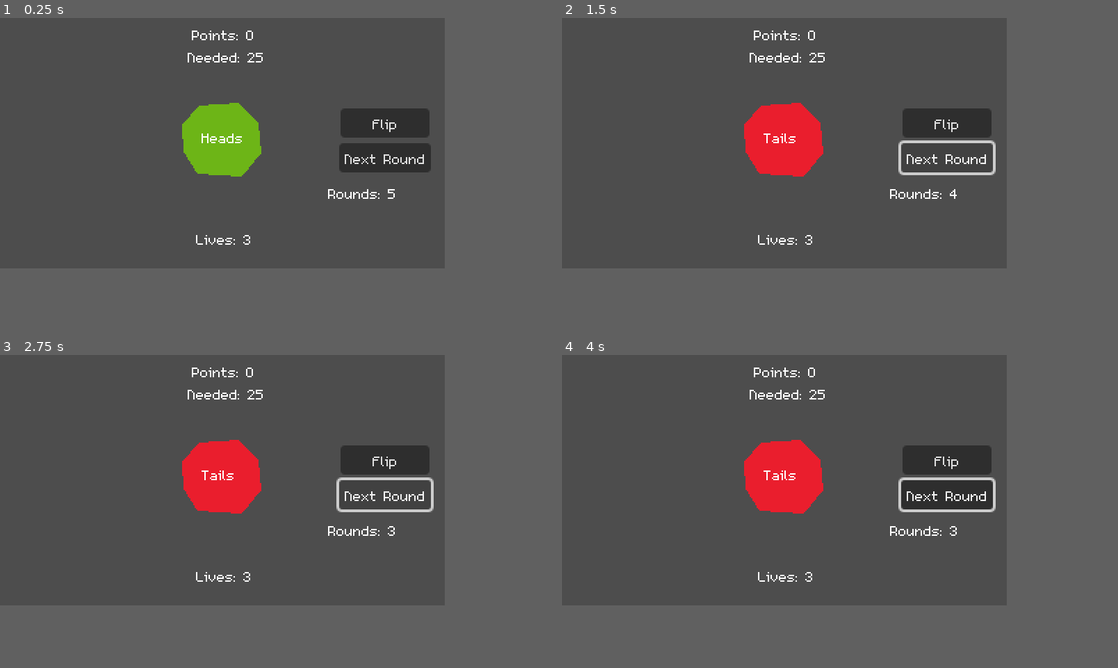
Above: before the commit, frames 1-4 (two rows, left to right).
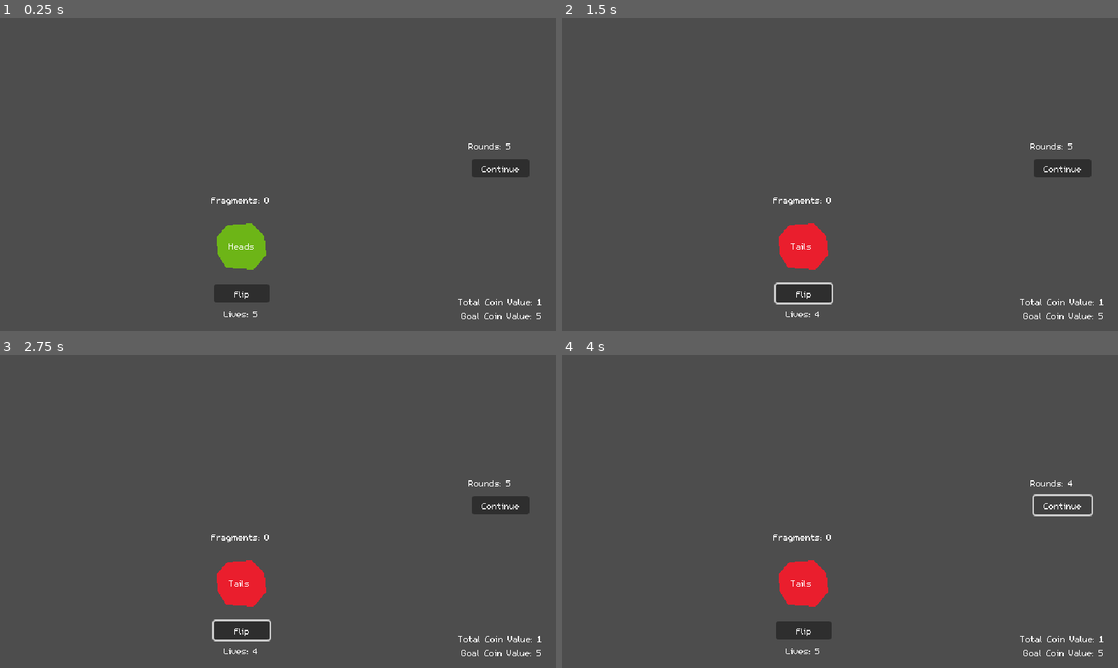
Above: after the commit, the same moments.

Repository: bdunko/Charon-s-Obol
Game: Godot game, scene res://main.tscn
Two runs of this game, one before a commit and one after it. Both use one fixed random seed, a clock stepped at 60 frames per second and the inputs below.
Inputs (mouse positions are in pixels of both pictures, inside the frame that each line leads up to):
- Up to frame 1 (0.25 s): no input
- Up to frame 2 (1.5 s): click "Flip" at 0.5 s; click (945, 158) at 1.25 s, where only the run before the commit has a clickable "Next Round"
- Up to frame 3 (2.75 s): click (383, 495) at 2 s, where only the run before the commit has a clickable "Next Round"
- Up to frame 4 (4 s): click (962, 473) at 2.75 s, where only the run after the commit has a clickable "Continue"; click (962, 473) at 3.5 s, where only the run after the commit has a clickable "Continue"
The window is 640x360 before the commit and 800x450 after it. Grey fills any space a smaller window leaves; there, only what the larger window draws over its background counts as a difference.

The runs differ from the first frame. In frame 1, 8.6% of the frame differs, in the area x 32-98%, y 4-97%; in frame 2, 7.8%; in frame 3, 7.8%; in frame 4, 8.6%.

Commit message:
Added shop and more structure

Diff:
--- a/coin.gd
+++ b/coin.gd
@@ -1,5 +1,7 @@
 class_name Coin
-extends Node2D
+extends Control
+
+signal clicked
 
 # if this coin is on the heads side
 var _heads := true:
@@ -25,3 +27,10 @@
 func flip() -> void:
 	# randomly flip the coin
 	_heads = Global.RNG.randi_range(0, 1) == 1
+
+func _on_clickable_area_input_event(_viewport, event, _shape_idx):
+	if event is InputEventMouseButton:
+		if event.button_index == MOUSE_BUTTON_LEFT:
+			if event.pressed:
+				print("clicked")
+				emit_signal("clicked")
--- /dev/null
+++ b/coin.tscn
@@ -0,0 +1,32 @@
+[gd_scene load_steps=2 format=3 uid="uid://bkl5p2djoo52i"]
+
+[ext_resource type="Script" path="res://coin.gd" id="1_7p678"]
+
+[node name="Coin" type="Control"]
+custom_minimum_size = Vector2(75, 75)
+layout_mode = 3
+anchors_preset = 0
+mouse_filter = 2
+script = ExtResource("1_7p678")
+
+[node name="ClickableArea" type="Area2D" parent="."]
+
+[node name="Polygon" type="CollisionPolygon2D" parent="ClickableArea"]
+position = Vector2(-2, -3)
+polygon = PackedVector2Array(7, 7, 71, 8, 70, 72, 6, 70)
+
+[node name="Sprite" type="Polygon2D" parent="."]
+position = Vector2(-77, -37)
+color = Color(0.427451, 0.709804, 0.0901961, 1)
+polygon = PackedVector2Array(97, 49, 126, 47, 140, 62, 142, 83, 128, 100, 96, 98, 86, 82, 85, 63)
+
+[node name="SideLabel" type="Label" parent="."]
+texture_filter = 1
+layout_mode = 0
+offset_left = 22.0
+offset_top = 29.0
+offset_right = 62.0
+offset_bottom = 45.0
+text = "Heads"
+
+[connection signal="input_event" from="ClickableArea" to="." method="_on_clickable_area_input_event"]
--- a/main.gd
+++ b/main.gd
@@ -1,33 +1,61 @@
 extends Node2D
 
-@onready var _COINS = $Coins
+enum State {
+	FLIPPING, SHOP, GAME_OVER
+}
 
-@onready var _POINTS_LABEL = $UI/PointsLabel
+@onready var _COIN_ROW = $Table/CoinRow
+@onready var _SHOP : Shop = $Table/Shop
+
+@onready var _COIN_VALUE_LABEL = $UI/CoinValueLabel
 @onready var _LIVES_LABEL = $UI/LivesLabel
 @onready var _ROUNDS_LABEL = $UI/RoundsLabel
 @onready var _GOAL_LABEL = $UI/GoalLabel
 @onready var _RESULT_LABEL = $UI/ResultLabel
+@onready var _FRAGMENT_LABEL = $UI/FragmentsLabel
 
 @onready var _FLIP_BUTTON = $UI/FlipButton
-@onready var _NEXT_ROUND_BUTTON = $UI/NextRoundButton
+@onready var _CONTINUE_BUTTON = $UI/ContinueButton
 @onready var _RESET_BUTTON = $UI/ResetButton
 
-var _rounds_remaining = 5:
+var _state := State.FLIPPING:
+	set(val):
+		_state = val
+		if _state == State.FLIPPING:
+			_FLIP_BUTTON.disabled = false
+			_LIVES_LABEL.show()
+			_SHOP.hide()
+		elif _state == State.SHOP:
+			_FLIP_BUTTON.disabled = true
+			_LIVES_LABEL.hide()
+			_SHOP.populate()
+			_SHOP.show()
+		elif _state == State.GAME_OVER:
+			_on_game_end()
+
+const _ROUNDS = 5
+var _rounds_remaining = _ROUNDS:
 	set(val):
 		_rounds_remaining = val
 		_ROUNDS_LABEL.text = "Rounds: %s" % _rounds_remaining
 		if _rounds_remaining == -1:
 			_on_game_end()
 
-const _goal_points = 20
-var _points = 0:
+var _fragments = 0:
 	set(val):
-		_points = val
-		_POINTS_LABEL.text = "Points: %s" % _points
-		if _points > _goal_points:
+		_fragments = val
+		_FRAGMENT_LABEL.text = "Fragments: %s" % _fragments
+
+const _GOAL_COIN_VALUE = 5
+var _coin_value:
+	set(val):
+		_coin_value = val
+		_COIN_VALUE_LABEL.text = "Total Coin Value: %s" % _coin_value
+		if _coin_value >= _GOAL_COIN_VALUE:
 			_on_game_end()
 
-var _lives = 3:
+const _LIVES_PER_ROUND = 5
+var _lives = _LIVES_PER_ROUND:
 	set(val):
 		_lives = val
 		_LIVES_LABEL.text = "Lives: %s" % _lives
@@ -35,50 +63,75 @@
 			_on_game_end()
 
 func _ready() -> void:
-	assert(_COINS)
+	assert(_COIN_ROW)
+	assert(_SHOP)
 
-	assert(_POINTS_LABEL)
+	assert(_COIN_VALUE_LABEL)
 	assert(_LIVES_LABEL)
 	assert(_ROUNDS_LABEL)
 	assert(_GOAL_LABEL)
 	assert(_RESULT_LABEL)
 
 	assert(_FLIP_BUTTON)
-	assert(_NEXT_ROUND_BUTTON)
+	assert(_CONTINUE_BUTTON)
 	assert(_RESET_BUTTON)
+
+	_GOAL_LABEL.text = "Goal Coin Value: %d" % _GOAL_COIN_VALUE
 
 	_on_reset_button_pressed()
 
 func _on_game_end() -> void:
-	var victory = _points >= _goal_points
+	var victory = _coin_value >= _GOAL_COIN_VALUE
 	_RESULT_LABEL.text = "You win!" if victory else "You lose..."
 	_FLIP_BUTTON.disabled = true
-	_NEXT_ROUND_BUTTON.disabled = true
+	_CONTINUE_BUTTON.disabled = true
+	_SHOP.hide()
 	_RESULT_LABEL.show()
 	_RESET_BUTTON.show()
 
 func _on_reset_button_pressed() -> void:
-	_lives = 3
-	_points = 0
-	_rounds_remaining = 5
+	_lives = _LIVES_PER_ROUND
+	_coin_value = 1
+	_fragments = 0
+	_rounds_remaining = _ROUNDS
 	_FLIP_BUTTON.disabled = false
-	_NEXT_ROUND_BUTTON.disabled = false
+	_CONTINUE_BUTTON.disabled = false
 	_RESULT_LABEL.hide()
 	_RESET_BUTTON.hide()
+	_state = State.FLIPPING
 
 func _on_flip_button_pressed() -> void:
 	# flip all the coins
-	for coin in _COINS.get_children() :
+	for coin in _COIN_ROW.get_children() :
 		coin = coin as Coin
 		coin.flip()
 
 		# for each coin on heads, gain a point
 		if coin.is_heads():
-			_points += 1
+			_fragments += 1
 		else:
 			_lives -= 1
 
-func _on_next_round_button_pressed():
-	# refresh lives
-	_lives = 3
-	_rounds_remaining -= 1
+func _on_continue_button_pressed():
+	assert(_state != State.GAME_OVER, "this shouldn't happen")
+	match(_state):
+		State.FLIPPING: # if we're currently flipping, change to shop
+			_state = State.SHOP
+		State.SHOP: # if we're currently shopping, change to flips
+			_rounds_remaining -= 1
+			if _rounds_remaining == -1: # if the game ended, just exit
+				return
+			_lives = _LIVES_PER_ROUND
+			_state = State.FLIPPING
+
+func _on_shop_coin_purchased(shop_item: ShopItem, price: int):
+	# make sure we can afford this coin
+	if _fragments < price:
+		print("cant afford!")
+		return #todo - error msg
+
+	# we can afford it, so purchase this coin and remove it from the shop
+	_fragments -= price
+	_COIN_ROW.add_child(shop_item.take_coin())
+	_coin_value += 1
+	shop_item.queue_free()
--- a/main.tscn
+++ b/main.tscn
@@ -1,96 +1,120 @@
-[gd_scene load_steps=3 format=3 uid="uid://btdousdmcb6d3"]
+[gd_scene load_steps=5 format=3 uid="uid://btdousdmcb6d3"]
 
 [ext_resource type="Script" path="res://main.gd" id="1_68se7"]
-[ext_resource type="Script" path="res://coin.gd" id="2_hxqcc"]
+[ext_resource type="PackedScene" uid="uid://bkl5p2djoo52i" path="res://coin.tscn" id="3_43qkv"]
+[ext_resource type="PackedScene" uid="uid://svl2gfhqrjtk" path="res://shop_item.tscn" id="3_d2o1n"]
+[ext_resource type="Script" path="res://shop.gd" id="3_ie1li"]
 
 [node name="Game" type="Node2D"]
 script = ExtResource("1_68se7")
 
-[node name="UI" type="Node" parent="."]
+[node name="UI" type="CanvasLayer" parent="."]
 
 [node name="FlipButton" type="Button" parent="UI"]
 texture_filter = 1
-offset_left = 245.0
-offset_top = 65.0
-offset_right = 309.0
-offset_bottom = 86.0
+offset_left = 246.0
+offset_top = 306.0
+offset_right = 310.0
+offset_bottom = 327.0
 text = "Flip"
 
 [node name="ResetButton" type="Button" parent="UI"]
 texture_filter = 1
-offset_left = 126.0
-offset_top = 123.0
-offset_right = 201.0
-offset_bottom = 144.0
+offset_left = 544.0
+offset_top = 187.0
+offset_right = 609.0
+offset_bottom = 208.0
 text = "Reset"
 
-[node name="NextRoundButton" type="Button" parent="UI"]
+[node name="ContinueButton" type="Button" parent="UI"]
 texture_filter = 1
-offset_left = 244.0
-offset_top = 90.0
-offset_right = 310.0
-offset_bottom = 111.0
-text = "Next Round"
+offset_left = 543.0
+offset_top = 162.0
+offset_right = 609.0
+offset_bottom = 183.0
+text = "Continue"
 
 [node name="LivesLabel" type="Label" parent="UI"]
 texture_filter = 1
-offset_left = 141.0
-offset_top = 152.0
-offset_right = 209.0
-offset_bottom = 171.0
-text = "Lives: 3"
+offset_left = 243.0
+offset_top = 333.0
+offset_right = 311.0
+offset_bottom = 352.0
+text = "Lives: 5"
+horizontal_alignment = 1
 
-[node name="PointsLabel" type="Label" parent="UI"]
+[node name="FragmentsLabel" type="Label" parent="UI"]
 texture_filter = 1
-offset_left = 138.0
-offset_top = 5.0
-offset_right = 183.0
-offset_bottom = 21.0
-text = "Points: 0"
+offset_left = 243.0
+offset_top = 202.0
+offset_right = 311.0
+offset_bottom = 221.0
+text = "Fragments: 0"
+
+[node name="CoinValueLabel" type="Label" parent="UI"]
+texture_filter = 1
+offset_left = 527.0
+offset_top = 319.0
+offset_right = 624.0
+offset_bottom = 335.0
+text = "Total Coin Value: 0"
 
 [node name="GoalLabel" type="Label" parent="UI"]
 texture_filter = 1
-offset_left = 135.0
-offset_top = 21.0
-offset_right = 190.0
-offset_bottom = 37.0
-text = "Needed: 25"
+offset_left = 527.0
+offset_top = 335.0
+offset_right = 628.0
+offset_bottom = 351.0
+text = "Goal Coin Value: 5"
+horizontal_alignment = 1
 
 [node name="ResultLabel" type="Label" parent="UI"]
 texture_filter = 1
-offset_left = 122.0
-offset_top = 38.0
-offset_right = 202.0
-offset_bottom = 54.0
+offset_left = 532.0
+offset_top = 87.0
+offset_right = 616.0
+offset_bottom = 116.0
+theme_override_font_sizes/font_size = 32
 text = "You win!"
 horizontal_alignment = 1
 
 [node name="RoundsLabel" type="Label" parent="UI"]
 texture_filter = 1
-offset_left = 236.0
-offset_top = 119.0
-offset_right = 312.0
-offset_bottom = 138.0
+offset_left = 539.0
+offset_top = 140.0
+offset_right = 615.0
+offset_bottom = 159.0
 text = "Rounds Left: 5"
 
-[node name="Coins" type="Node2D" parent="."]
+[node name="Table" type="Node2D" parent="."]
 
-[node name="Coin" type="Node2D" parent="Coins"]
-script = ExtResource("2_hxqcc")
+[node name="CoinRow" type="HBoxContainer" parent="Table"]
+offset_left = 42.0
+offset_top = 226.0
+offset_right = 515.0
+offset_bottom = 301.0
+size_flags_horizontal = 4
+size_flags_vertical = 4
+mouse_filter = 2
+alignment = 1
 
-[node name="Sprite" type="Polygon2D" parent="Coins/Coin"]
-position = Vector2(46, 14)
-color = Color(0.427451, 0.709804, 0.0901961, 1)
-polygon = PackedVector2Array(97, 49, 126, 47, 140, 62, 142, 83, 128, 100, 96, 98, 86, 82, 85, 63)
+[node name="Coin" parent="Table/CoinRow" instance=ExtResource("3_43qkv")]
+layout_mode = 2
 
-[node name="SideLabel" type="Label" parent="Coins/Coin"]
-texture_filter = 1
-offset_left = 145.0
-offset_top = 79.0
-offset_right = 185.0
-offset_bottom = 95.0
-text = "Heads"
+[node name="Shop" type="HBoxContainer" parent="Table"]
+offset_left = 37.0
+offset_top = 35.0
+offset_right = 510.0
+offset_bottom = 183.0
+mouse_filter = 2
+theme_override_constants/separation = 20
+alignment = 1
+script = ExtResource("3_ie1li")
+
+[node name="ShopItem" parent="Table/Shop" instance=ExtResource("3_d2o1n")]
+layout_mode = 2
 
 [connection signal="pressed" from="UI/FlipButton" to="." method="_on_flip_button_pressed"]
 [connection signal="pressed" from="UI/ResetButton" to="." method="_on_reset_button_pressed"]
-[connection signal="pressed" from="UI/NextRoundButton" to="." method="_on_next_round_button_pressed"]
+[connection signal="pressed" from="UI/ContinueButton" to="." method="_on_continue_button_pressed"]
+[connection signal="coin_purchased" from="Table/Shop" to="." method="_on_shop_coin_purchased"]
--- a/project.godot
+++ b/project.godot
@@ -21,10 +21,10 @@
 
 [display]
 
-window/size/viewport_width=320
-window/size/viewport_height=180
-window/size/window_width_override=1600
-window/size/window_height_override=900
+window/size/viewport_width=640
+window/size/viewport_height=360
+window/size/window_width_override=1920
+window/size/window_height_override=1080
 window/stretch/mode="viewport"
 
 [gui]
--- /dev/null
+++ b/shop.gd
@@ -0,0 +1,25 @@
+class_name Shop
+extends HBoxContainer
+
+signal coin_purchased
+
+@onready var _SHOP_ITEM = preload("res://shop_item.tscn")
+
+const _NUM_SHOP_ITEMS = 3
+
+func _ready():
+	populate()
+
+func populate():
+	for child in get_children():
+		child.queue_free()
+
+	for _i in _NUM_SHOP_ITEMS:
+		var shop_item = _SHOP_ITEM.instantiate()
+		# todo - randomize coin type
+		# shop_item.assign_coin()
+		add_child(shop_item)
+		shop_item.purchased.connect(_on_coin_purchased)
+
+func _on_coin_purchased(item: ShopItem, price: int):
+	emit_signal("coin_purchased", item, price)
--- /dev/null
+++ b/shop_item.gd
@@ -0,0 +1,27 @@
+class_name ShopItem
+extends VBoxContainer
+
+signal purchased
+
+var price := 5:
+	set(val):
+		price = val
+		_COST.text = "Price: %s" % price
+
+@onready var _COIN = $Coin
+@onready var _COST = $Cost
+@onready var _DESCRIPTION = $Description
+
+func take_coin() -> Coin:
+	var coin = _COIN
+	remove_child(coin)
+	return coin
+
+func assign_coin(_coin: Coin) -> void:
+	pass # todo
+
+	# price
+	#description
+
+func _on_coin_clicked():
+	emit_signal("purchased", self, price)
--- /dev/null
+++ b/shop_item.tscn
@@ -0,0 +1,27 @@
+[gd_scene load_steps=3 format=3 uid="uid://svl2gfhqrjtk"]
+
+[ext_resource type="PackedScene" uid="uid://bkl5p2djoo52i" path="res://coin.tscn" id="1_av0wv"]
+[ext_resource type="Script" path="res://shop_item.gd" id="1_p34cn"]
+
+[node name="ShopItem" type="VBoxContainer"]
+mouse_filter = 2
+script = ExtResource("1_p34cn")
+
+[node name="Coin" parent="." instance=ExtResource("1_av0wv")]
+layout_mode = 2
+
+[node name="Cost" type="Label" parent="."]
+texture_filter = 1
+layout_mode = 2
+text = "Cost: 5"
+horizontal_alignment = 1
+autowrap_mode = 2
+
+[node name="Description" type="Label" parent="."]
+texture_filter = 1
+layout_mode = 2
+text = "This is a description for a coin"
+horizontal_alignment = 1
+autowrap_mode = 2
+
+[connection signal="clicked" from="Coin" to="." method="_on_coin_clicked"]
